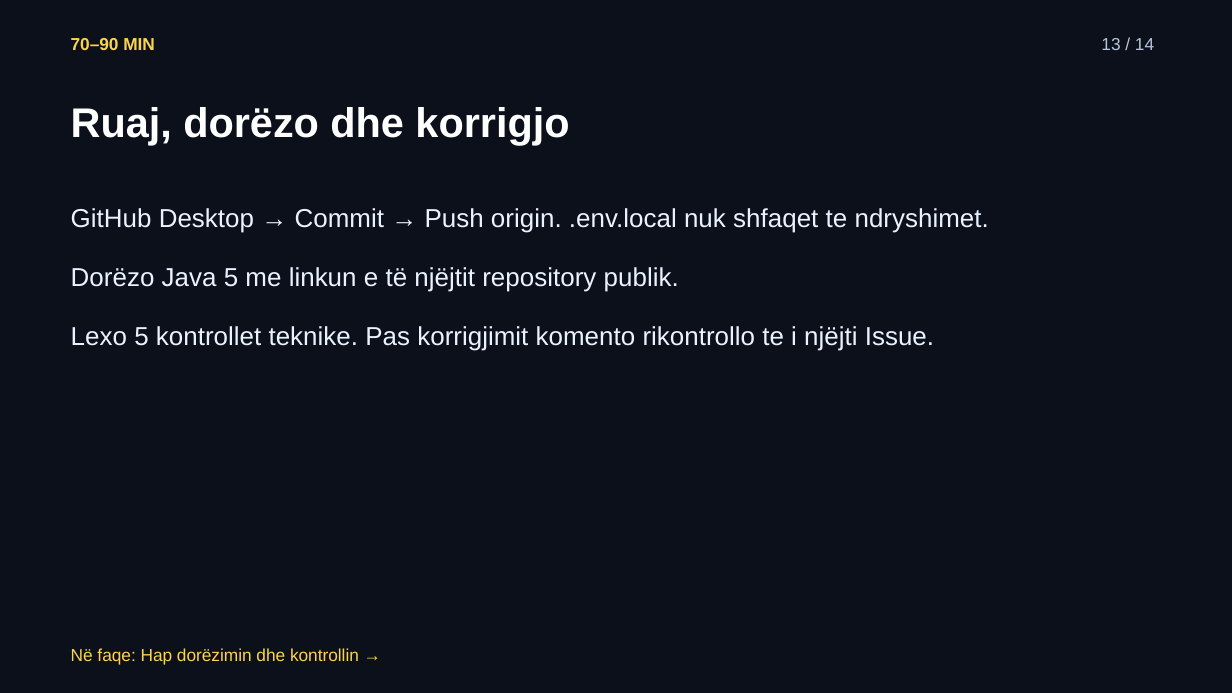
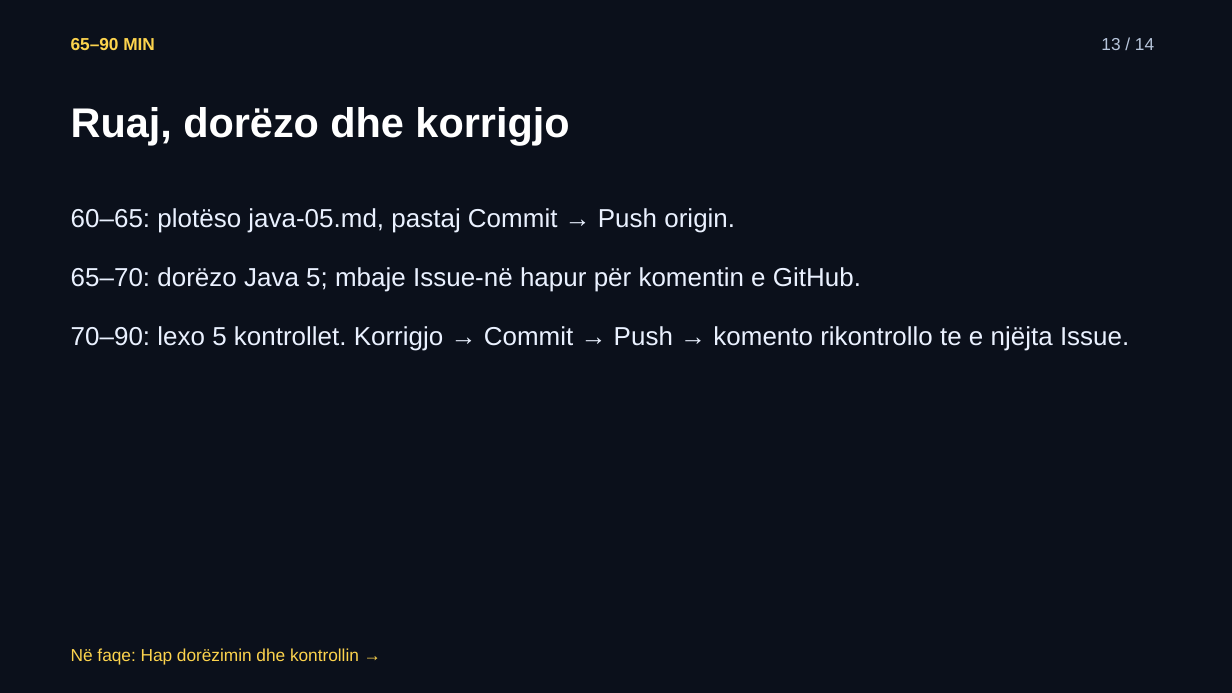
Before and after one commit to arbenl/arbenl.github.io, a slide deck: slide 13 of lendet/2026-2027/mobile/lectures/ushtrimet-05-hyrja-lejet-rideshare-2026.pptx. Drawn at 1232x693 pixels with LibreOffice and Linux fonts; fonts in the diff are those of the drawing. Boxes give left, top, right and bottom in pixels: in the first picture for what was removed or moved away, otherwise in the second. Text is boxed around its words. In the diff, an @@ line names an element or a change of style, - is before the commit and + after.

```diff
--- a/lendet/2026-2027/mobile/lectures/ushtrimet-05-hyrja-lejet-rideshare-2026.pptx
+++ b/lendet/2026-2027/mobile/lectures/ushtrimet-05-hyrja-lejet-rideshare-2026.pptx
@@ text at [71,38,155,50]: text changed @@
-70–90 MIN
+65–90 MIN
@@ text at [71,208,1129,351]: text changed @@
-GitHub Desktop → Commit → Push origin. .env.local nuk shfaqet te ndryshimet.
-Dorëzo Java 5 me linkun e të njëjtit repository publik.
-Lexo 5 kontrollet teknike. Pas korrigjimit komento rikontrollo te i njëjti Issue.
+60–65: plotëso java-05.md, pastaj Commit → Push origin.
+65–70: dorëzo Java 5; mbaje Issue-në hapur për komentin e GitHub.
+70–90: lexo 5 kontrollet. Korrigjo → Commit → Push → komento rikontrollo te e njëjta Issue.
```
Also in this commit, not shown: 10 other slides changed, 24 other files.
